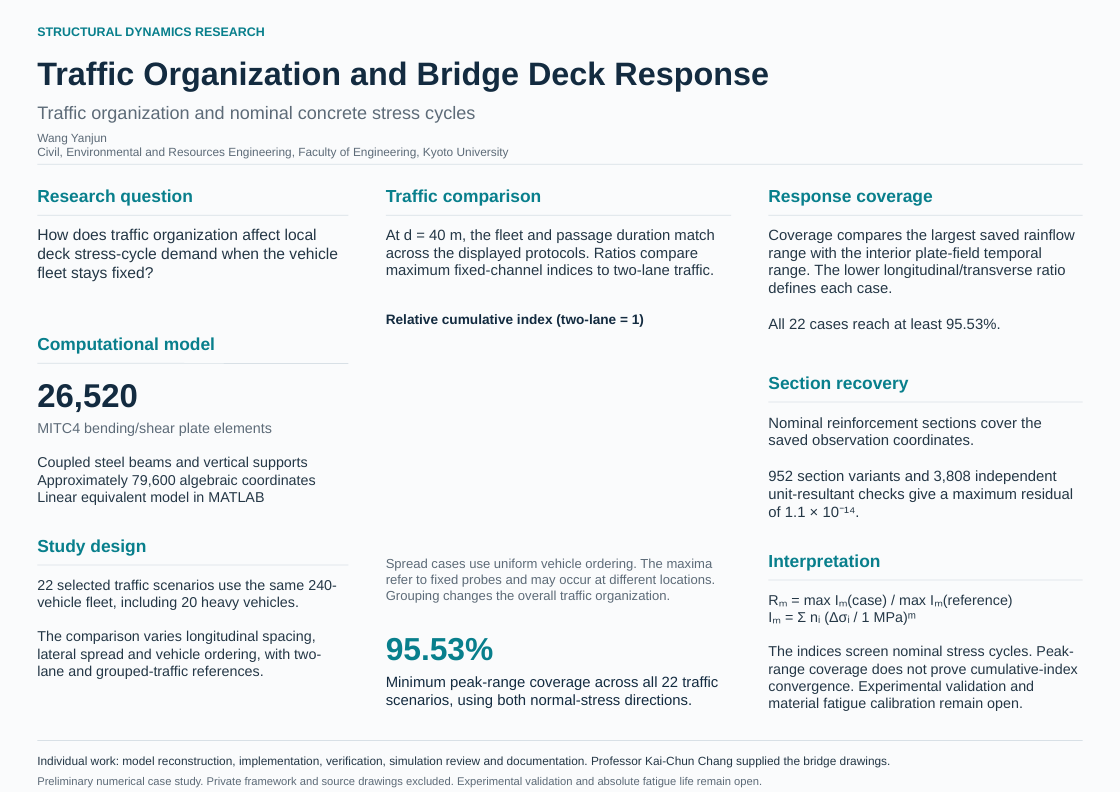
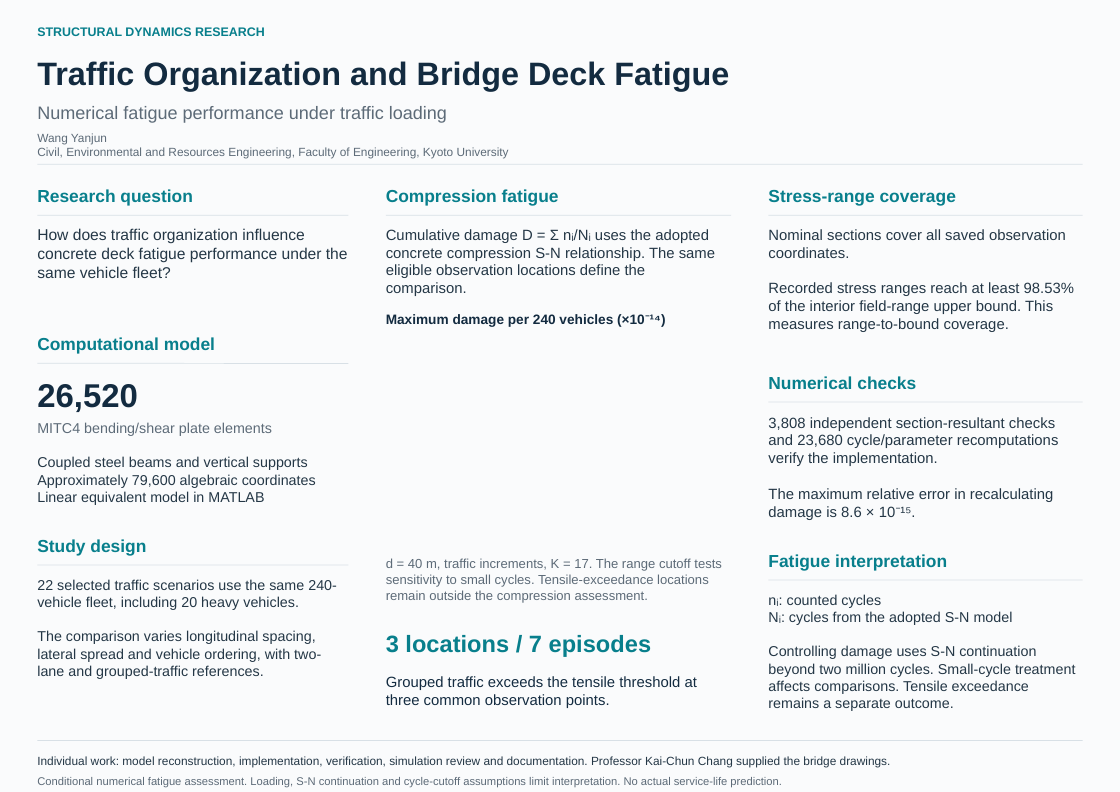
Before and after one commit to AkaiSora1337/vbi-research-case-study, a slide deck: slide 1 of poster/VBI_research_poster.pptx. Drawn at 1120x792 pixels with LibreOffice and Linux fonts; fonts in the diff are those of the drawing. Boxes give left, top, right and bottom in pixels: in the first picture for what was removed or moved away, otherwise in the second. Text is boxed around its words. In the diff, an @@ line names an element or a change of style, - is before the commit and + after.

Commit message:
Vehicle–bridge interaction and concrete deck fatigue assessment
Numerical fatigue performance across 22 traffic scenarios with a fixed
240-vehicle fleet. Concrete compression-fatigue damage, tensile-threshold
exceedances, stress recovery and assessment coverage.

```diff
--- a/poster/VBI_research_poster.pptx
+++ b/poster/VBI_research_poster.pptx
@@ text at (37,61,729,91): text changed @@
-Traffic Organization and Bridge Deck Response
+Traffic Organization and Bridge Deck Fatigue
@@ text at (37,106,447,123): text changed @@
-Traffic organization and nominal concrete stress cycles
+Numerical fatigue performance under traffic loading
@@ text at (386,189,559,206): text changed @@
-Traffic comparison
+Compression fatigue
@@ text at (768,190,956,206): text changed @@
-Response coverage
+Stress-range coverage
@@ text at (37,228,348,278): text changed @@
-How does traffic organization affect local deck stress-cycle demand when the vehicle fleet stays fixed?
+How does traffic organization influence concrete deck fatigue performance under the same vehicle fleet?
@@ text at (386,229,715,296): text changed @@
-At d = 40 m, the fleet and passage duration match across the displayed protocols. Ratios compare maximum fixed-channel indices to two-lane traffic.
+Cumulative damage D = Σ nᵢ/Nᵢ uses the adopted concrete compression S-N relationship. The same eligible observation locations define the comparison.
@@ text at (768,229,1074,332): text changed @@
-Coverage compares the largest saved rainflow range with the interior plate-field temporal range. The lower longitudinal/transverse ratio defines each case.
-All 22 cases reach at least 95.53%.
+Nominal sections cover all saved observation coordinates.
+Recorded stress ranges reach at least 98.53% of the interior field-range upper bound. This measures range-to-bound coverage.
@@ text at (386,314,666,327): text changed @@
-Relative cumulative index (two-lane = 1)
+Maximum damage per 240 vehicles (×10⁻¹⁴)
@@ text at (768,376,916,389): text changed @@
-Section recovery
+Numerical checks
@@ text at (768,417,1059,520): text changed @@
-Nominal reinforcement sections cover the saved observation coordinates.
-952 section variants and 3,808 independent unit-resultant checks give a maximum residual of 1.1 × 10⁻¹⁴.
+3,808 independent section-resultant checks and 23,680 cycle/parameter recomputations verify the implementation.
+The maximum relative error in recalculating damage is 8.6 × 10⁻¹⁵.
@@ text at (386,558,722,603): text changed @@
-Spread cases use uniform vehicle ordering. The maxima refer to fixed probes and may occur at different locations. Grouping changes the overall traffic organization.
+d = 40 m, traffic increments, K = 17. The range cutoff tests sensitivity to small cycles. Tensile-exceedance locations remain outside the compression assessment.
@@ text at (768,554,947,571): text changed @@
-Interpretation
+Fatigue interpretation
@@ text at (768,594,1075,711): text changed @@
-Rₘ = max Iₘ(case) / max Iₘ(reference)
-Iₘ = Σ nᵢ (Δσᵢ / 1 MPa)ᵐ
-The indices screen nominal stress cycles. Peak-range coverage does not prove cumulative-index convergence. Experimental validation and material fatigue calibration remain open.
+nᵢ: counted cycles
+Nᵢ: cycles from the adopted S-N model
+Controlling damage uses S-N continuation beyond two million cycles. Small-cycle treatment affects comparisons. Tensile exceedance remains a separate outcome.
@@ text at (386,635,651,657): text changed; size 33.7 to 25.1 pt @@
-95.53%
+3 locations / 7 episodes
@@ text at (386,676,697,708): text changed @@
-Minimum peak-range coverage across all 22 traffic scenarios, using both normal-stress directions.
+Grouped traffic exceeds the tensile threshold at three common observation points.
@@ text at (37,777,782,788): text changed @@
-Preliminary numerical case study. Private framework and source drawings excluded. Experimental validation and absolute fatigue life remain open.
+Conditional numerical fatigue assessment. Loading, S-N continuation and cycle-cutoff assumptions limit interpretation. No actual service-life prediction.
```
Also in this commit, not shown: 11 other files.
